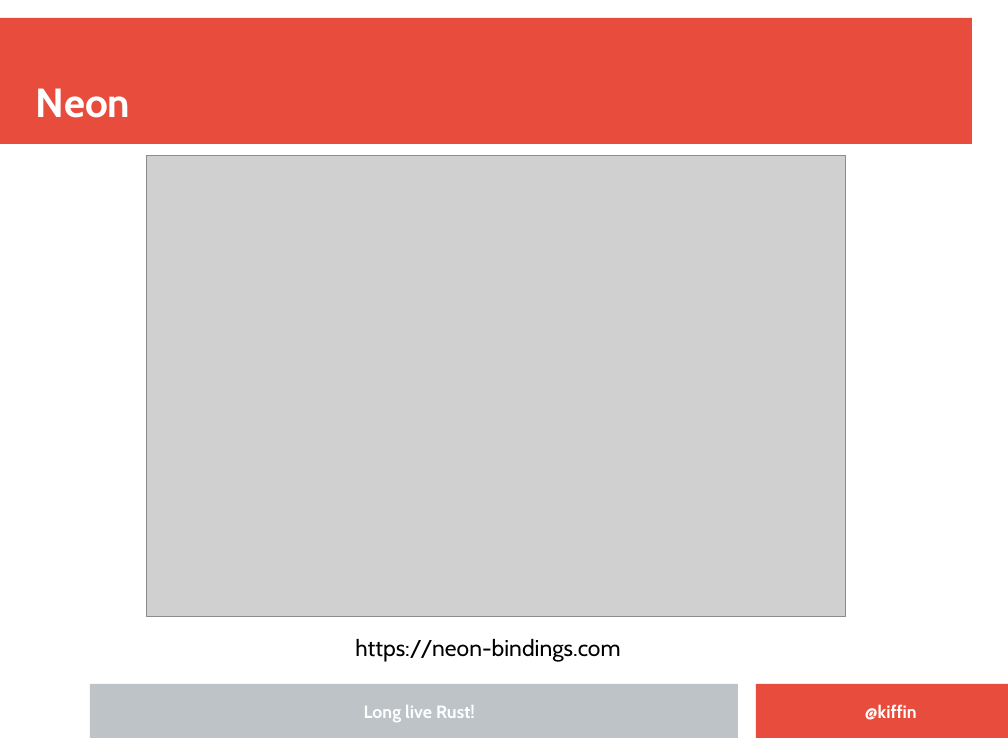
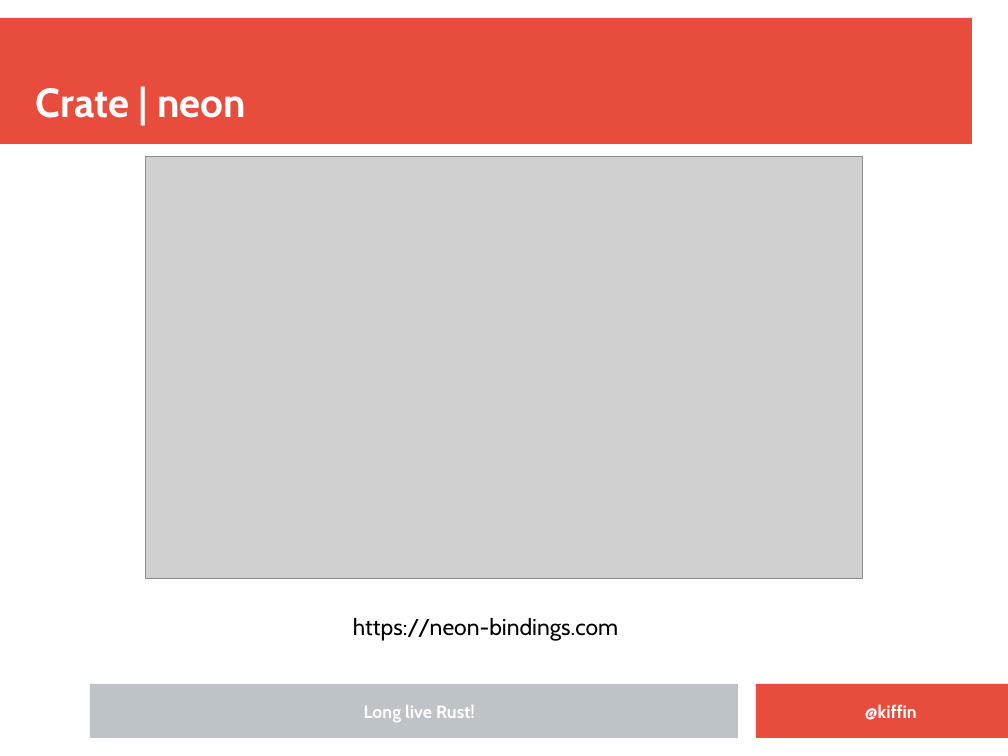
Before and after one commit to kgish/rust-node-addon-template, a slide deck: slide 22 of presentation/Embedding-Rust-in-NodeJS-applications.odp. Drawn at 1008x756 pixels with LibreOffice and Linux fonts; fonts in the diff are those of the drawing; grey boxes stand for pictures; background and template pictures are left out. Boxes give left, top, right and bottom in pixels: in the first picture for what was removed or moved away, otherwise in the second. Text is boxed around its words. In the diff, an @@ line names an element or a change of style, - is before the commit and + after.

```diff
--- a/presentation/Embedding-Rust-in-NodeJS-applications.odp
+++ b/presentation/Embedding-Rust-in-NodeJS-applications.odp
@@ title at [36,88,246,118]: text changed @@
-Neon
+Crate | neon
@@ picture: place and size @@
-picture at [146,155,846,617]
+picture at [145,156,863,578]
@@ text "https://neon-bindings.com": place and size @@
-text "https://neon-bindings.com" at [355,639,620,662]
+text "https://neon-bindings.com" at [353,618,618,641]
```
Also in this commit, not shown: 5 other slides changed, 1 other file.
